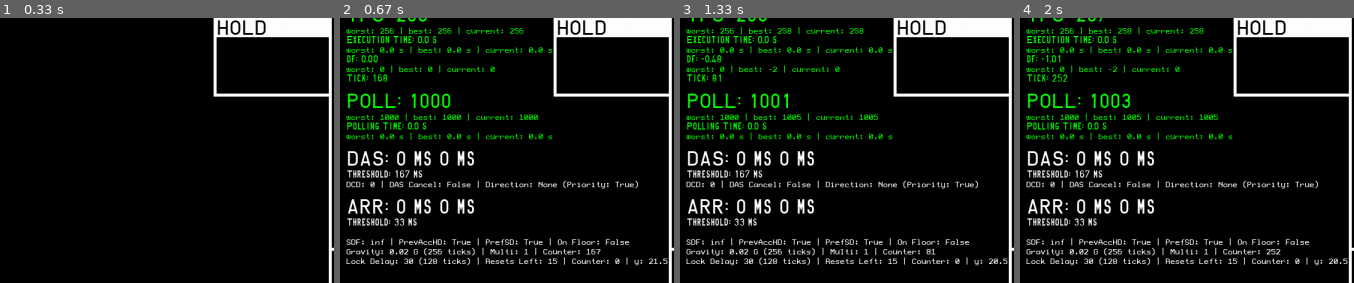
Above: before the commit, frames 1-4 (left to right).
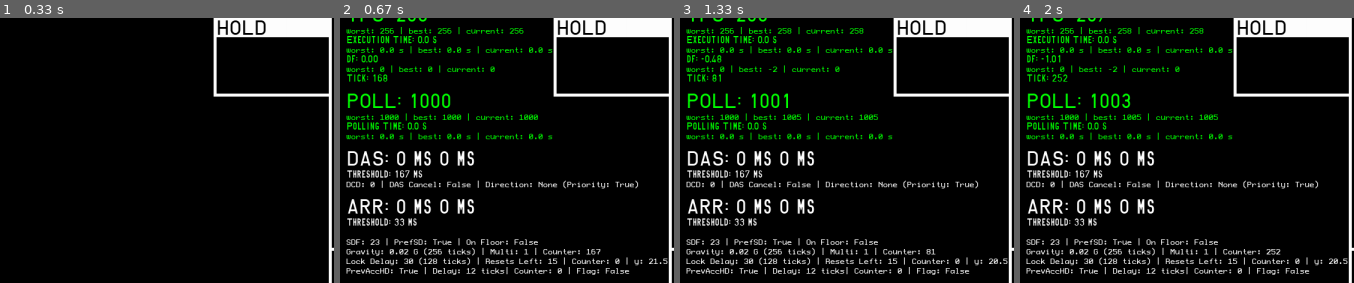
Above: after the commit, the same moments.

Repository: Ma1achy/TETR.PY
Game: pygame game, started from main.py
Same seed, same stepped clock (60 frames per second), same inputs: the game is played once before the commit and once after it.
Inputs:
- Up to frame 1 (0.33 s): no input
- Up to frame 2 (0.67 s): tap F3 at 0.33 s
- Up to frame 3 (1.33 s): tap Space at 0.67, 1 s
- Up to frame 4 (2 s): no input
The pictures show only the part of the screen within x 0-50%, y 14-64%; the shares and areas given below are measured in that part.

Frame 1 is identical in both runs. In frame 2, 1.8% of the frame differs, in the area x 1-87%, y 83-97%; in frame 3, 1.8%; in frame 4, 1.8%.

Commit message:
implemented prevent accidental harddrops

Diff:
--- a/config.py
+++ b/config.py
@@ -20,8 +20,9 @@
         'ARR': 33,           # Auto repeat rate (int) in ms: The speed at which tetrominoes move when holding down the movement keys (ms)
         'DAS': 167,          # Delayed Auto Shift (int) in ms: The time between the initial key press and the automatic repeat movement (ms)
         'DCD': 0,            # DAS Cut Delay (int) in ms: If non-zero, any ongoing DAS movement will pause for a set amount of time after dropping/rotating a piece (ms)
-        'SDF': 'inf',        # Soft Drop Factor (int): The factor the soft dropping scales the current gravity by, or 'inf' for instant soft drop
+        'SDF': 23,           # Soft Drop Factor (int): The factor the soft dropping scales the current gravity by, or 'inf' for instant soft drop
         'PrevAccHD': True,   # Prevent Accidental Hard Drops (bool): When a piece locks on its own, the hard drop action is disabled for a few frames
+        'PrevAccHDTime': 3,  # Prevent Accidental Hard Drops Time (int) in frames: The number of frames the hard drop action is disabled for after a piece automatically locks
         'DASCancel': False,  # Cancel DAS When Changing Directions (bool): If true, the DAS timer will reset if the opposite direction is pressed
         'PrefSD': True,      # Prefer Soft Drop Over Movement (bool): At very high speeds, the soft drop action will be performed first if both the soft drop and movement keys are held
         'PrioriDir': True,   # Prioritize the Most Recent Direction (bool): whether to prioritise the most recent direction key over the other when both are held
--- a/core/core.py
+++ b/core/core.py
@@ -495,6 +495,10 @@
                         'LOCK_DELAY_TICKS': self.GameInstanceStruct.lock_delay_in_ticks,
                         'MAX_MOVES': self.GameInstanceStruct.current_tetromino.max_moves_before_lock if self.GameInstanceStruct.current_tetromino else 0,
                         'LOWEST_PIVOT': self.GameInstanceStruct.current_tetromino.lowest_pivot_position if self.GameInstanceStruct.current_tetromino else 0,
+
+                        'PREV_ACC_HD_COUNTER': self.handling.HandlingStruct.PREV_ACC_HD_COUNTER,
+                        'PREV_ACC_HD_TIME': int(self.Config.HANDLING_SETTINGS['PrevAccHDTime']/60*self.Config.TPS),
+                        'PREV_ACC_HD_FLAG': self.FlagStruct.DO_PREVENT_ACCIDENTAL_HARD_DROP,
                     }
             else:
                 self.StructDebug.debug_dict = None
--- a/core/state/struct_flags.py
+++ b/core/state/struct_flags.py
@@ -9,7 +9,7 @@
     DANGER = auto()
 
     # handling that is reliant on game state
-    DO_PREV_ACC_HD = auto()
+    DO_PREVENT_ACCIDENTAL_HARD_DROP = auto()
     DO_DCD = auto()
 
     # scoring
--- a/core/state/struct_handling.py
+++ b/core/state/struct_handling.py
@@ -30,3 +30,5 @@
     ARR_RIGHT_COUNTER_REMAINDER: float = 0
 
     DO_MOVEMENT_RIGHT: bool = False
+
+    PREV_ACC_HD_COUNTER: int = 0
--- a/instance/four.py
+++ b/instance/four.py
@@ -279,6 +279,8 @@
         if self.core_instance.GameInstanceStruct.current_tetromino is None:
             return
 
+        self.__do_prevent_accidental_hard_drop()
+
         for action_dict in self.actions_this_tick:
             action = action_dict['action']
 
@@ -296,7 +298,8 @@
                     self.__rotate180(action)
 
                 case Action.HARD_DROP:
-                    self.__hard_drop()
+                    if not self.core_instance.FlagStruct.DO_PREVENT_ACCIDENTAL_HARD_DROP:
+                        self.__hard_drop()
 
                 case Action.HOLD:
                     self.__hold()
@@ -439,6 +442,7 @@
 
             if self.core_instance.GameInstanceStruct.current_tetromino.lock_delay_counter >= self.core_instance.GameInstanceStruct.lock_delay_in_ticks:
                 self.__lock()
+                self.__prevent_accidental_hard_drop()
 
             self.__do_lock_delay_reset()
 
@@ -454,6 +458,20 @@
 
         if self.core_instance.GameInstanceStruct.current_tetromino.max_moves_before_lock == 0 and self.core_instance.GameInstanceStruct.current_tetromino.is_on_floor(): # if the piece has reached the maximum amount of moves lock it on contact with the floor
             self.__lock()
+            self.__prevent_accidental_hard_drop()
+
+    def __prevent_accidental_hard_drop(self):
+        if self.core_instance.Config.HANDLING_SETTINGS['PrevAccHD']:
+            self.core_instance.FlagStruct.DO_PREVENT_ACCIDENTAL_HARD_DROP = True
+
+    def __do_prevent_accidental_hard_drop(self):
+
+        if self.core_instance.FlagStruct.DO_PREVENT_ACCIDENTAL_HARD_DROP:
+            self.core_instance.HandlingStruct.PREV_ACC_HD_COUNTER += 1
+
+            if self.core_instance.HandlingStruct.PREV_ACC_HD_COUNTER >= int(self.core_instance.Config.HANDLING_SETTINGS['PrevAccHDTime']/60*self.core_instance.Config.TPS):
+                self.core_instance.FlagStruct.DO_PREVENT_ACCIDENTAL_HARD_DROP = False
+                self.core_instance.HandlingStruct.PREV_ACC_HD_COUNTER = 0
 
 class Queue():
     def __init__(self, rng, length = 5):
--- a/render/render.py
+++ b/render/render.py
@@ -456,11 +456,13 @@
 
         debug_surfaces.append((self.hun2_small.render(f'Threshold: {debug_dict["ARR"]} ms', True, arr_colour), (self.Config.GRID_SIZE // 2, self.Config.GRID_SIZE * 14.5)))
 
-        debug_surfaces.append((self.pfw_small.render(f'SDF: {debug_dict["SDF"]} | PrevAccHD: {debug_dict["PREVHD"]} | PrefSD: {debug_dict["PREFSD"]} | On Floor: {debug_dict["ON_FLOOR"]}', True, (255, 255, 255)), (self.Config.GRID_SIZE // 2, self.Config.GRID_SIZE * 15.5)))
+        debug_surfaces.append((self.pfw_small.render(f'SDF: {debug_dict["SDF"]} | PrefSD: {debug_dict["PREFSD"]} | On Floor: {debug_dict["ON_FLOOR"]}', True, (255, 255, 255)), (self.Config.GRID_SIZE // 2, self.Config.GRID_SIZE * 15.5)))
 
         debug_surfaces.append((self.pfw_small.render(f'Gravity: {debug_dict["GRAVITY"]:.2f} G ({debug_dict["G_IN_TICKS"]} ticks) | Multi: {debug_dict["G_MULTI"]} | Counter: {debug_dict["GRAV_COUNTER"]}', True, (255, 255, 255)), (self.Config.GRID_SIZE // 2, self.Config.GRID_SIZE * 16)))
 
         debug_surfaces.append((self.pfw_small.render(f'Lock Delay: {debug_dict["LOCK_DELAY"]} ({debug_dict["LOCK_DELAY_ …(223 unchanged characters)…
+
+        debug_surfaces.append((self.pfw_small.render(f'PrevAccHD: {debug_dict["PREVHD"]} | Delay: {debug_dict['PREV_ACC_HD_TIME']} ticks| Counter: {debug_dict['PREV_ACC_HD_COUNTER']} | Flag: {debug_dict['PREV_ACC_HD_FLAG']}', True, (255, 255, 255)), (self.Config.GRID_SIZE // 2, self.Config.GRID_SIZE * 17)))
 
         for surface, coords in debug_surfaces:
             self.window.blit(surface, coords)
